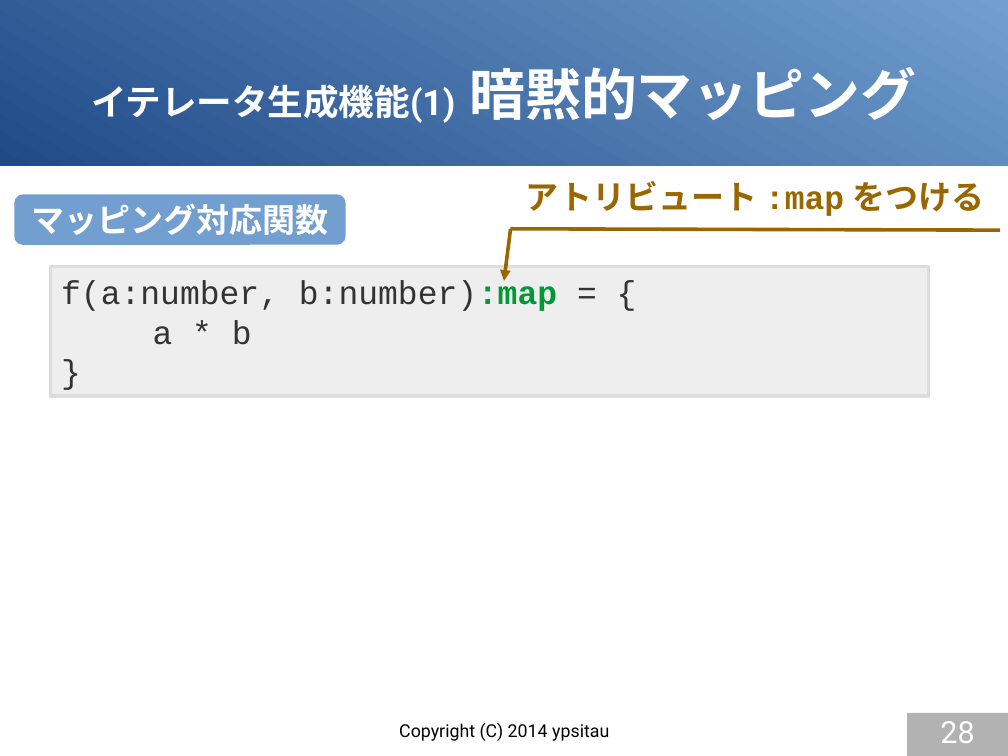
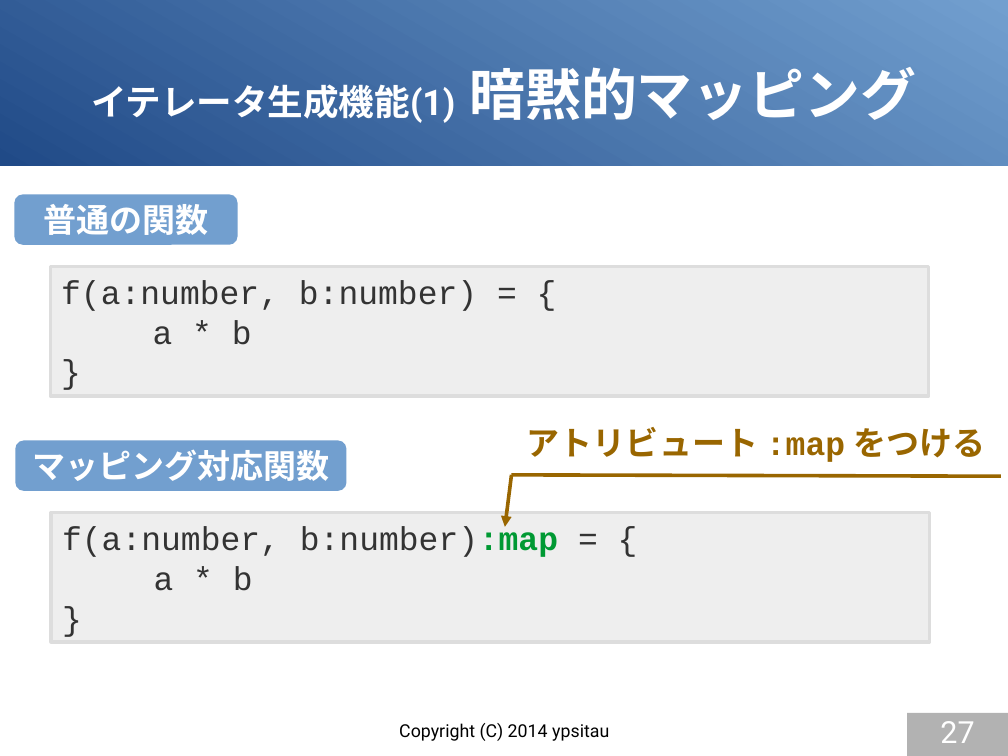
Before and after one commit to gura-lang/gura-doc, a slide deck: slide 27 of presentation/gura-introduction.odp (slide 28 before the commit). Drawn at 1008x756 pixels with LibreOffice and Linux fonts; fonts in the diff are those of the drawing. Boxes give left, top, right and bottom in pixels: in the first picture for what was removed or moved away, otherwise in the second. Text is boxed around its words. In the diff, an @@ line names an element or a change of style, - is before the commit and + after.

Commit message:
updated presentation

```diff
--- a/presentation/gura-introduction.odp
+++ b/presentation/gura-introduction.odp
@@ rounded rectangle added at [15,195,238,245], fill #729FCF, 26 pt, text #FFFFFF, bold @@
+普通の関数
@@ text in rectangle at [61,280,477,311]: text changed @@
-f(a:number, b:number):map = {
+f(a:number, b:number) = {
@@ 1 text, 1 rounded rectangle, 1 line, 1 arrow: place and size @@
-1 text, 1 rounded rectangle, 1 line, 1 arrow at [15,181,1001,281]
+1 text, 1 rounded rectangle, 1 line, 1 arrow at [16,427,1002,527]
@@ rectangle added at [51,512,930,642], fill #EEEEEE, outline #DDDDDD 2.83 pt, 26 pt, text #333333 @@
+f(a:number, b:number):map = {
+a * b
+}
@@ page number at [940,721,974,743]: text changed @@
-28
+27
```
Also in this commit, not shown: 2 other slides changed, 1 slide added, 2 slides removed.
